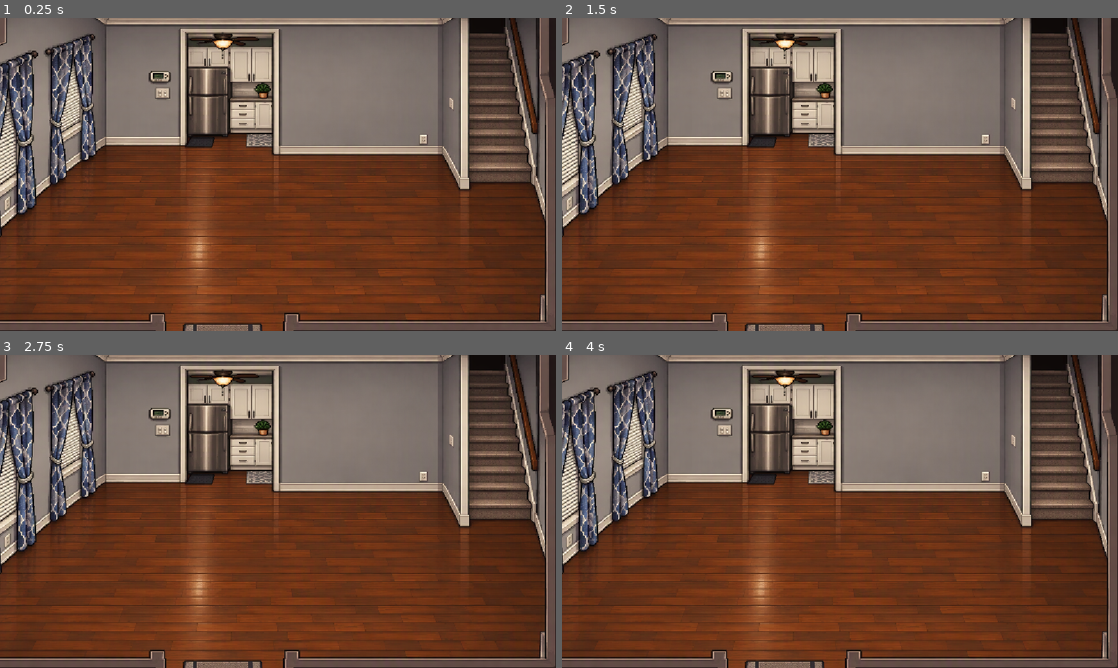
Above: before the commit, frames 1-4 (two rows, left to right).
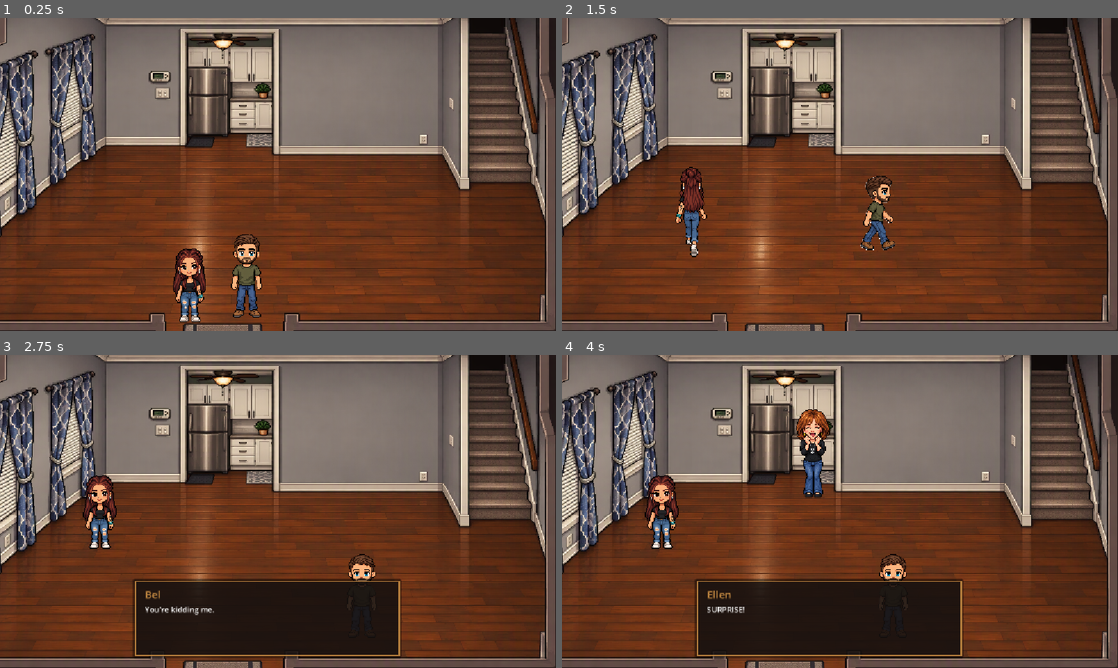
Above: after the commit, the same moments.

Repository: anabelkamenske430/Year-4
Game: Godot game, scene res://scenes/levels/inside_house.tscn
Same seed, same stepped clock (60 frames per second), same inputs: the game is played once before the commit and once after it. This scene is started directly instead of the project's main scene.
Inputs:
- Up to frame 1 (0.25 s): no input
- Up to frame 2 (1.5 s): tap Enter at 0.5 s; hold D (move_right) 0.53-1.28 s; hold E (interact) 0.53-1.28 s; hold S (move_down) from 1.28 s (still down); tap E (interact) at 1.35 s
- Up to frame 3 (2.75 s): release S (move_down) at 2.03 s; hold D (move_right) from 2.03 s (still down); hold E (interact) from 2.03 s (still down)
- Up to frame 4 (4 s): release D (move_right) at 2.78 s; release E (interact) at 2.78 s; hold W (move_up) 2.78-3.53 s; tap E (interact) at 2.85 s; tap Space at 3.5 s; hold A (move_left) from 3.53 s (still down); hold E (interact) from 3.53 s (still down)

The runs differ from the first frame. In frame 1, 2.0% of the frame differs, in the area x 31-48%, y 69-98%; in frame 2, 1.5%; in frame 3, 13%; in frame 4, 14%, in the area x 14-73%, y 17-98%.

Commit message:
Finished the game development for 11/19/2026

Diff:
--- /dev/null
+++ b/loverboy-and-bel/scenes/levels/ending.tscn
@@ -0,0 +1,60 @@
+[gd_scene format=3 uid="uid://ehawwalgv4tv"]
+
+[node name="Ending" type="Control" unique_id=116385068]
+layout_mode = 3
+anchors_preset = 0
+offset_right = 1154.0
+offset_bottom = 654.0
+
+[node name="Background" type="ColorRect" parent="." unique_id=855160289]
+layout_mode = 0
+offset_left = -79.0
+offset_top = -2.0
+offset_right = 1245.0
+offset_bottom = 651.0
+color = Color(0.07630839, 0.15740046, 0.22671741, 1)
+
+[node name="MarginContainer" type="MarginContainer" parent="." unique_id=510046523]
+layout_mode = 0
+offset_left = 11.0
+offset_top = 13.0
+offset_right = 1154.0
+offset_bottom = 645.0
+
+[node name="VBoxContainer" type="VBoxContainer" parent="MarginContainer" unique_id=451335358]
+layout_mode = 2
+
+[node name="TitleLabel" type="Label" parent="MarginContainer/VBoxContainer" unique_id=825371606]
+layout_mode = 2
+theme_override_colors/font_color = Color(0.8392157, 0.6039216, 0.20784314, 1)
+theme_override_font_sizes/font_size = 37
+text = "To my Loverboy,"
+horizontal_alignment = 1
+
+[node name="LoveLetterLabel" type="Label" parent="MarginContainer/VBoxContainer" unique_id=1983804315]
+custom_minimum_size = Vector2(0.1, 0.1)
+layout_mode = 2
+theme_override_colors/font_color = Color(0.8392157, 0.6039216, 0.20784314, 1)
+theme_override_font_sizes/font_size = 25
+text = "Congratulations. You survived the first date, bowling, shooting, and making Bel cry like a potato.
+Your reward?
+Me. Forever. Sorry.
+
+In all seriousness, I made this because four years with you has given me more memories than I could ever cram into one little game. Some are huge, some are completely ridiculous, and some probably wouldn't mean anything to anyone except us. They're my favorite memories anyway.
+
+I didn't get to build every level I wanted to, but that's okay. We haven't lived all of them yet either.
+I love you, I love our weird little life, and I can't wait to see what we unlock next."
+horizontal_alignment = 1
+autowrap_mode = 3
+
+[node name="SignatureLabel" type="Label" parent="MarginContainer/VBoxContainer" unique_id=2069033253]
+layout_mode = 2
+theme_override_colors/font_color = Color(0.8352941, 0.07450981, 0.2901961, 1)
+theme_override_font_sizes/font_size = 24
+text = "-Love your Bel"
+horizontal_alignment = 1
+
+[node name="EndLabel" type="Label" parent="MarginContainer/VBoxContainer" unique_id=8721993]
+layout_mode = 2
+text = "Just remember no one will treat you better than I do... and I can still lay your ass out if you start shit"
+horizontal_alignment = 1
--- a/loverboy-and-bel/scenes/levels/inside_house.tscn
+++ b/loverboy-and-bel/scenes/levels/inside_house.tscn
@@ -1,10 +1,57 @@
 [gd_scene format=3 uid="uid://ubvxhqm3mt6p"]
 
 [ext_resource type="Texture2D" uid="uid://d3jcu5d17fjmv" path="res://assets/environments/inside_house_scene.png" id="1_jef7r"]
+[ext_resource type="Script" uid="uid://dkstrufh4agih" path="res://scripts/inside_house.gd" id="1_pkqo8"]
+[ext_resource type="PackedScene" uid="uid://bfrjo0u7e4fq" path="res://scenes/characters/bel.tscn" id="3_3ypp6"]
+[ext_resource type="PackedScene" uid="uid://cftclvctilfi1" path="res://scenes/characters/loverboy.tscn" id="4_khmwt"]
+[ext_resource type="Texture2D" uid="uid://ckyiair3wnh1a" path="res://assets/characters/ellen_suprise.png" id="5_3ypp6"]
+[ext_resource type="PackedScene" uid="uid://cqm1pe1guswge" path="res://scenes/ui/dialogue_box.tscn" id="6_80hve"]
+[ext_resource type="PackedScene" uid="uid://bn0xvdy32aunp" path="res://scenes/ui/achievement_popup.tscn" id="7_o63m4"]
 
 [node name="InsideHouse" type="Node2D" unique_id=1692043211]
+script = ExtResource("1_pkqo8")
 
 [node name="InsideHouseScene" type="Sprite2D" parent="." unique_id=1433166303]
 position = Vector2(540.5, 339)
 scale = Vector2(0.8105469, 0.7109375)
 texture = ExtResource("1_jef7r")
+
+[node name="Bel" parent="." unique_id=1496050138 instance=ExtResource("3_3ypp6")]
+position = Vector2(392, 632)
+
+[node name="Loverboy" parent="." unique_id=985468098 instance=ExtResource("4_khmwt")]
+position = Vector2(512, 626)
+
+[node name="EllenSuprise" type="Sprite2D" parent="." unique_id=575492550]
+position = Vector2(520, 199)
+scale = Vector2(0.15, 0.15)
+texture = ExtResource("5_3ypp6")
+
+[node name="DialogueBox" parent="." unique_id=497366372 instance=ExtResource("6_80hve")]
+offset_left = 262.0
+offset_top = 517.0
+offset_right = 262.0
+offset_bottom = 517.0
+
+[node name="AchievementPopup" parent="." unique_id=1085326658 instance=ExtResource("7_o63m4")]
+offset_left = -17.0
+offset_top = -16.0
+offset_right = -17.0
+offset_bottom = -16.0
+
+[node name="FadeRect" type="ColorRect" parent="." unique_id=1487674911]
+modulate = Color(1, 1, 1, 0)
+z_index = 100
+anchors_preset = 15
+anchor_right = 1.0
+anchor_bottom = 1.0
+grow_horizontal = 2
+grow_vertical = 2
+mouse_filter = 2
+color = Color(0, 0, 0, 1)
+
+[node name="BelPosition" type="Marker2D" parent="." unique_id=630565491]
+position = Vector2(206, 404)
+
+[node name="LoverboyPosition" type="Marker2D" parent="." unique_id=1741790258]
+position = Vector2(666, 480)
--- a/loverboy-and-bel/scripts/dialogue_box.gd
+++ b/loverboy-and-bel/scripts/dialogue_box.gd
@@ -146,6 +146,11 @@
 				get_tree().current_scene.exit_truck()
 			"go_to_inside_house":
 				get_tree().current_scene.go_to_inside_house()
+			"ellen_surprise":
+				get_tree().current_scene.ellen_surprise()
+			"house_complete":
+				get_tree().current_scene.house_complete()
+
 		hide_dialogue()
 		return
 
--- /dev/null
+++ b/loverboy-and-bel/scripts/inside_house.gd
@@ -0,0 +1,125 @@
+extends Node2D
+
+
+func _ready():
+	# Ellen starts hidden.
+	$EllenSuprise.hide()
+
+	# Give the new scene a moment to load.
+	await get_tree().create_timer(0.5).timeout
+
+	start_house_sequence()
+
+
+func start_house_sequence():
+	# Walk Bel and Loverboy farther into the room.
+	$Bel.move_to_position(
+		$BelPosition.global_position
+	)
+
+	$Loverboy.move_to_target(
+		$LoverboyPosition.global_position
+	)
+
+	# Wait until BOTH characters are in position.
+	await $Bel.wait_until_arrived()
+	await $Loverboy.wait_until_arrived()
+
+	await get_tree().create_timer(0.5).timeout
+
+	start_first_dialogue()
+
+
+func start_first_dialogue():
+	DialogueManager.start_dialogue([
+		{
+			"speaker": "Bel",
+			"text": "You're kidding me."
+		},
+		{
+			"speaker": "Loverboy",
+			"text": "I'm not."
+		},
+		{
+			"speaker": "",
+			"text": "",
+			"event": "ellen_surprise"
+		}
+	])
+
+
+func ellen_surprise():
+	$EllenSuprise.show()
+
+	await get_tree().create_timer(0.3).timeout
+
+	DialogueManager.start_dialogue([
+		{
+			"speaker": "Ellen",
+			"text": "SURPRISE!"
+		},
+		{
+			"speaker": "Bel",
+			"text": "AHHH!"
+		},
+		{
+			"speaker": "Bel",
+			"text": "You knew???"
+		},
+		{
+			"speaker": "Bel",
+			"text": "Did Lindsey know?"
+		},
+		{
+			"speaker": "Loverboy",
+			"text": "Yeah."
+		},
+		{
+			"speaker": "Bel",
+			"text": "I hate you so much."
+		},
+		{
+			"speaker": "",
+			"text": "",
+			"event": "house_complete"
+		}
+	])
+
+
+func house_complete():
+	$AchievementPopup.show_achievement(
+		"HOME SWEET HOME",
+		"Made Bel cry like a potato."
+	)
+
+	await get_tree().create_timer(3.5).timeout
+
+	print("ACHIEVEMENT WAIT FINISHED")
+	print("STARTING FADE")
+	fade_to_ending()
+
+func fade_to_ending():
+	# Make sure the fade overlay starts completely transparent.
+	$FadeRect.modulate.a = 0.0
+	$FadeRect.show()
+
+	# Allow Godot to render the transparent state first.
+	await get_tree().process_frame
+
+	var tween = create_tween()
+
+	tween.tween_property(
+		$FadeRect,
+		"modulate:a",
+		1.0,
+		2.0
+	).set_trans(Tween.TRANS_SINE).set_ease(Tween.EASE_IN_OUT)
+
+	await tween.finished
+
+	# Let the fully black screen sit for just a beat.
+	await get_tree().create_timer(0.4).timeout
+
+	get_tree().change_scene_to_file(
+		"res://scenes/levels/ending.tscn"
+	)
Binary file added: loverboy-and-bel/assets/characters/ellen_suprise.png
Not shown, added: loverboy-and-bel/assets/characters/ellen_suprise.png.import
Not shown, added: loverboy-and-bel/scripts/inside_house.gd.uid
